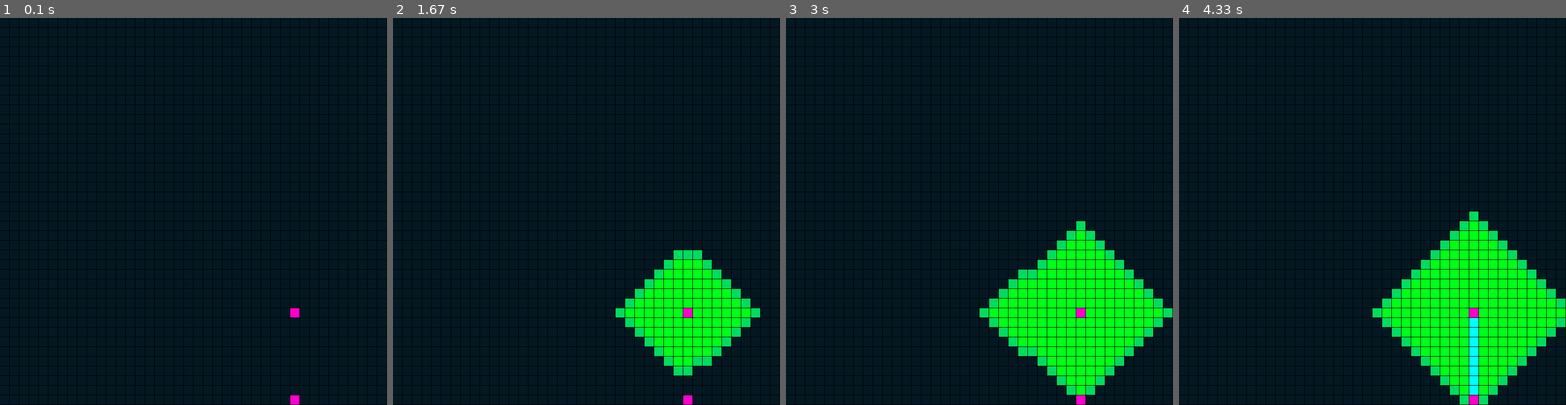
Above: before the commit, frames 1-4 (left to right).
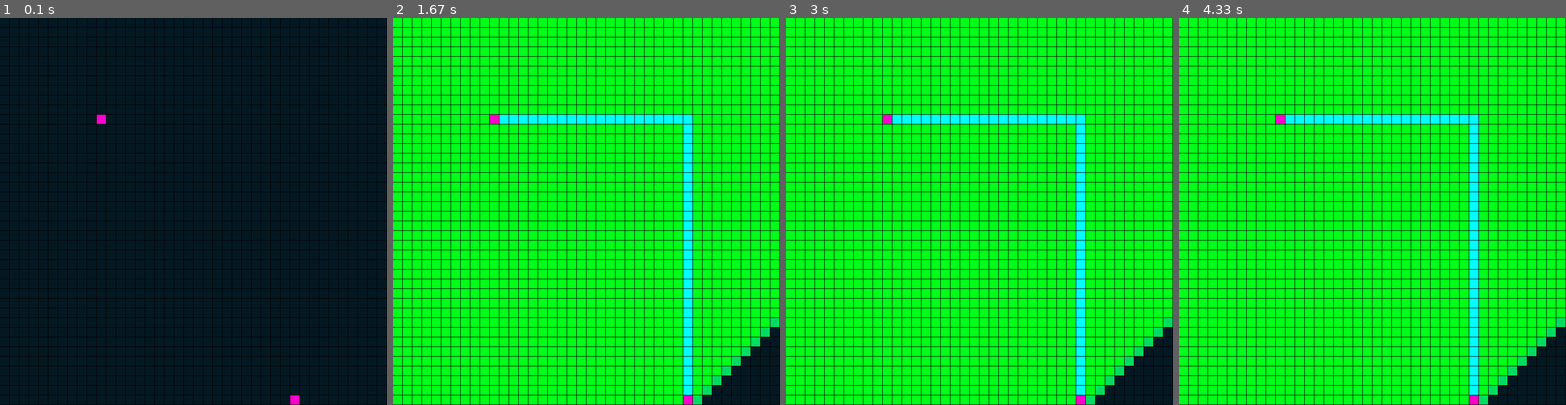
Above: after the commit, the same moments.

Repository: shihab-ahmed/AlgorithmVisualization
Game: pygame game, started from VisBFS.py
Two runs of this game, one before a commit and one after it. Both use one fixed random seed, a clock stepped at 60 frames per second and the inputs below.
Inputs (mouse positions are in pixels of both pictures, inside the frame that each line leads up to):
- Up to frame 1 (0.1 s): no input
- Up to frame 2 (1.67 s): hold P 0.33-0.8 s; move the mouse to (571, 226) at 0.37 s
- Up to frame 3 (3 s): no input
- Up to frame 4 (4.33 s): no input

The runs differ from the first frame. In frame 1, 0.1% of the frame differs, in the area x 25-78%, y 25-78%; in frame 2, 84%, in the area x 0-100%, y 0-100%; in frame 3, 81%; in frame 4, 78%.

Commit message:
VisBFS is now working.

Diff:
--- a/VisBFS.py
+++ b/VisBFS.py
@@ -1,3 +1,5 @@
+import random
+
 import pygame
 import sys
 
@@ -79,7 +81,6 @@
         arr = []
         for j in range(TOTAL_COL):
             node = Node(i, j)
-            node.DrawNode()
             arr.append(node)
         Grid.append(arr)
 
@@ -133,7 +134,7 @@
     current_row_max = TOTAL_ROW
     current_col_min = 0
     current_col_max = TOTAL_COL
-    source = Grid[30][30]
+    source = Grid[10][10]
     destination = Grid[30][39]
     isPathFound = False
     ShowUpdate(source,destination)
@@ -175,7 +176,7 @@
                                 Grid[p.x][p.y].neighbour[i].dist = p.dist + 1
                                 Grid[p.x][p.y].neighbour[i].parentNode = p
                                 queue.append(Grid[p.x][p.y].neighbour[i])
-                                ShowUpdate(source,destination)
+                                #ShowUpdate(source,destination)
 
                     if isPathFound:
                         current_node = destination
--- a/VisDijkstra.py
+++ b/VisDijkstra.py
@@ -1,154 +1,204 @@
-"""Djikstra's Path Finding"""
-
-import pygame, sys, random, math
-from collections import deque
-from tkinter import messagebox, Tk
-
-size = (width, height) = 640, 480
+import random
+
+import pygame
+import sys
+
 pygame.init()
 
-win = pygame.display.set_mode(size)
-pygame.display.set_caption("Dijktdtra's Path Finding")
-clock = pygame.time.Clock()
-
-cols, rows = 64, 48
-
-w = width // cols
-h = height // rows
-
-grid = []
-queue, visited = deque(), []
+# Screen Properties
+WIDTH = 800
+HEIGHT = 800
+SCREEN_SIZE = (WIDTH, HEIGHT)
+WINDOW = pygame.display.set_mode(SCREEN_SIZE)
+FPS = 60
+Clock = pygame.time.Clock()
+TOTAL_COL = 40
+TOTAL_ROW = 40
+CELL_WIDTH = WIDTH // TOTAL_COL
+CELL_HEIGHT = HEIGHT // TOTAL_ROW
+pygame.display.set_caption("Algorithm Vis")
+
+BLACK = (0, 0, 0)
+DARK_BLUE = (4, 24, 34)
+GREEN = (0, 255, 25)
+LIME = (0, 220, 95)
+RED = (255, 0, 0)
+PINK = (255, 0, 205)
+CYAN = (0, 255, 255)
+YELLOW = (255, 255, 0)
+
+Grid = []
 path = []
-
-
-class Spot:
-    def __init__(self, i, j):
-        self.x, self.y = i, j
-        self.f, self.g, self.h = 0, 0, 0
-        self.neighbors = []
-        self.prev = None
-        self.wall = False
+queue = []
+visited = []
+cost = {}
+
+class Node:
+    def __init__(self, row, col):
+        self.x = row
+        self.y = col
+        self.neighbour = []
+        self.parentNode = None
+        self.rect = pygame.Rect(CELL_WIDTH * self.x, CELL_HEIGHT * self.y, CELL_WIDTH - 1, CELL_HEIGHT - 1)
         self.visited = False
-        # if random.randint(0, 100) < 20:
-        #     self.wall = True
-
-    def show(self, win, col, shape=1):
-        if self.wall == True:
-            col = (0, 0, 0)
-        if shape == 1:
-            pygame.draw.rect(win, col, (self.x * w, self.y * h, w - 1, h - 1))
-        else:
-            pygame.draw.circle(win, col, (self.x * w + w // 2, self.y * h + h // 2), w // 3)
-
+        self.dist = 0
+        self.block = False
+        self.weight = random.randint(1,5)
     def add_neighbors(self, grid):
-        if self.x < cols - 1:
-            self.neighbors.append(grid[self.x + 1][self.y])
         if self.x > 0:
-            self.neighbors.append(grid[self.x - 1][self.y])
-        if self.y < rows - 1:
-            self.neighbors.append(grid[self.x][self.y + 1])
+            self.neighbour.append(grid[self.x - 1][self.y])
+            # print(i - 1, j)
+        if self.x < TOTAL_COL - 1:
+            self.neighbour.append(grid[self.x + 1][self.y])
+            # print(i + 1, j)
         if self.y > 0:
-            self.neighbors.append(grid[self.x][self.y - 1])
-
-
-def clickWall(pos, state):
-    i = pos[0] // w
-    j = pos[1] // h
-    grid[i][j].wall = state
-
-
-def place(pos):
-    i = pos[0] // w
-    j = pos[1] // h
-    return w, h
-
-
-for i in range(cols):
-    arr = []
-    for j in range(rows):
-        arr.append(Spot(i, j))
-    grid.append(arr)
-
-for i in range(cols):
-    for j in range(rows):
-        grid[i][j].add_neighbors(grid)
-
-start = grid[cols // 2][rows // 2]
-end = grid[cols - 50][rows - cols // 2]
-start.wall = False
-end.wall = False
-
-queue.append(start)
-start.visited = True
+            self.neighbour.append(grid[self.x][self.y - 1])
+            # print(i, j-1)
+        if self.y < TOTAL_ROW - 1:
+            self.neighbour.append(grid[self.x][self.y + 1])
+
+    def DrawNode(self):
+        DARK_BLUE = (56, 84+self.weight*5, 112)
+        pygame.draw.rect(WINDOW, DARK_BLUE, self.rect)
+
+    def DrawVisited(self):
+        pygame.draw.rect(WINDOW, GREEN, self.rect)
+
+    def DrawBlock(self):
+        pygame.draw.rect(WINDOW, BLACK, self.rect)
+
+    def DrawQueue(self):
+        pygame.draw.rect(WINDOW, LIME, self.rect)
+
+    def DrawPath(self):
+        pygame.draw.rect(WINDOW, CYAN, self.rect)
+
+    def DrawSourceAndDestination(self):
+        pygame.draw.rect(WINDOW, PINK, self.rect)
+
+def create_grid():
+    for i in range(TOTAL_ROW):
+        arr = []
+        for j in range(TOTAL_COL):
+            node = Node(i, j)
+            cost[node] = 10000
+            arr.append(node)
+        Grid.append(arr)
+
+
+def add_neighbor():
+    for i in range(TOTAL_ROW):
+        for j in range(TOTAL_COL):
+            Grid[i][j].add_neighbors(Grid)
+
+def close():
+    print("Closing")
+    pygame.quit()
+    sys.exit()
+
+
+def get_min_cost():
+    min_node = next(iter(cost))
+    for x in cost:
+        if cost[min_node] > cost[x] and not x.visited:
+            min_node = x
+
+    return min_node
+
+
+def show_update(source,destination):
+    WINDOW.fill(BLACK)
+    print("show")
+    for i in range(TOTAL_ROW):
+        for j in range(TOTAL_COL):
+            node = Grid[i][j]
+            node.DrawNode()
+            if node in path:
+                node.DrawPath()
+            elif node in visited:
+                print("visited")
+                node.DrawVisited()
+            if node in queue:
+                node.DrawQueue()
+            if node.block:
+                node.DrawBlock()
+            if node == source:
+                node.DrawSourceAndDestination()
+            if node == destination:
+                node.DrawSourceAndDestination()
+            pass
+    pygame.display.flip()
 
 
 def main():
-    flag = False
-    noflag = True
-    startflag = False
-
+    WINDOW.fill((0, 20, 20))
+    create_grid()
+    add_neighbor()
+    isDrawingWall = True
+    source = Grid[30][30]
+    destination = Grid[30][39]
+    isPathFound = False
+    show_update(source,destination)
     while True:
         for event in pygame.event.get():
             if event.type == pygame.QUIT:
-                pygame.quit()
-                sys.exit()
-            if event.type == pygame.MOUSEBUTTONUP:
+                close()
+            if event.type == pygame.MOUSEBUTTONDOWN:
                 if pygame.mouse.get_pressed(3):
-                    clickWall(pygame.mouse.get_pos(), True)
-                if pygame.mouse.get_pressed(3):
-                    clickWall(pygame.mouse.get_pos(), False)
+                    if isDrawingWall:
+                        col = event.pos[0] // CELL_WIDTH
+                        row = event.pos[1] // CELL_HEIGHT
+                        if Grid[col][row]!=source and Grid[col][row]!=destination :
+                            Grid[col][row].block = True
+                            show_update(source,destination)
             if event.type == pygame.MOUSEMOTION:
                 if pygame.mouse.get_pressed()[0]:
-                    clickWall(pygame.mouse.get_pos(), True)
+                    if isDrawingWall:
+                        col = event.pos[0] // CELL_WIDTH
+                        row = event.pos[1] // CELL_HEIGHT
+                        if Grid[col][row] != source and Grid[col][row] != destination:
+                            Grid[col][row].block = True
+                            show_update(source,destination)
             if event.type == pygame.KEYDOWN:
-                if event.key == pygame.K_RETURN:
-                    startflag = True
-
-        if startflag:
-            if len(queue) > 0:
-                current = queue.popleft()
-                if current == end:
-                    temp = current
-                    while temp.prev:
-                        path.append(temp.prev)
-                        temp = temp.prev
-                    if not flag:
-                        flag = True
-                        print("Done")
-                    elif flag:
-                        continue
-                if flag == False:
-                    for i in current.neighbors:
-                        if not i.visited and not i.wall:
-                            i.visited = True
-                            i.prev = current
-                            queue.append(i)
-            else:
-                if noflag and not flag:
-                    Tk().wm_withdraw()
-                    messagebox.showinfo("No Solution", "There was no solution")
-                    noflag = False
-                else:
-                    continue
-
-        win.fill((0, 20, 20))
-        for i in range(cols):
-            for j in range(rows):
-                spot = grid[i][j]
-                spot.show(win, (44, 62, 80))
-                if spot in path:
-                    spot.show(win, (192, 57, 43))
-                elif spot.visited:
-                    spot.show(win, (39, 174, 96))
-                if spot in queue:
-                    spot.show(win, (44, 62, 80))
-                    spot.show(win, (39, 174, 96), 0)
-                if spot == start:
-                    spot.show(win, (0, 255, 200))
-                if spot == end:
-                    spot.show(win, (0, 120, 255))
-
-        pygame.display.flip()
-
-
-main()
+                if event.key == pygame.K_p:
+                    isDrawingWall = False
+                    current_node = source
+                    cost[current_node] = 0
+                    #while current_node != destination:
+                    for node in current_node.neighbour:
+                        print(cost[current_node])
+                        if node.weight + cost[current_node] < cost[node]:
+                            cost[node] = node.weight + cost[current_node] < cost[node]
+                            node.parentNode = current_node
+                            node.visited = True
+                            print("visited")
+                    current_node.visited = True
+                    current_node = get_min_cost()
+
+
+                    show_update(source, destination)
+                    """
+                    while current_node!=destination:
+                        for node in current_node.neighbour:
+                            print(node)
+                            if node.weight<0:
+                                cost[node]=current_node.weight
+                                node.parentNode = current_node
+                                print("cost node less than 0")
+                            elif node.weight+cost[current_node]<cost[node]:
+                                cost[node] = node.weight+cost[current_node]<cost[node]
+                                node.parentNode = current_node
+                                print("cost node"+ node.weight+cost[current_node])
+                        current_node.visited = True
+                        current_node = min(cost,key=cost.get)
+                        ShowUpdate(source,destination)
+                    """
+                    if isPathFound:
+                        current_node = destination
+                        while current_node != source:
+                            path.append(current_node)
+                            current_node = current_node.parentNode
+                            show_update(source,destination)
+
+if __name__ == "__main__":
+    main()
